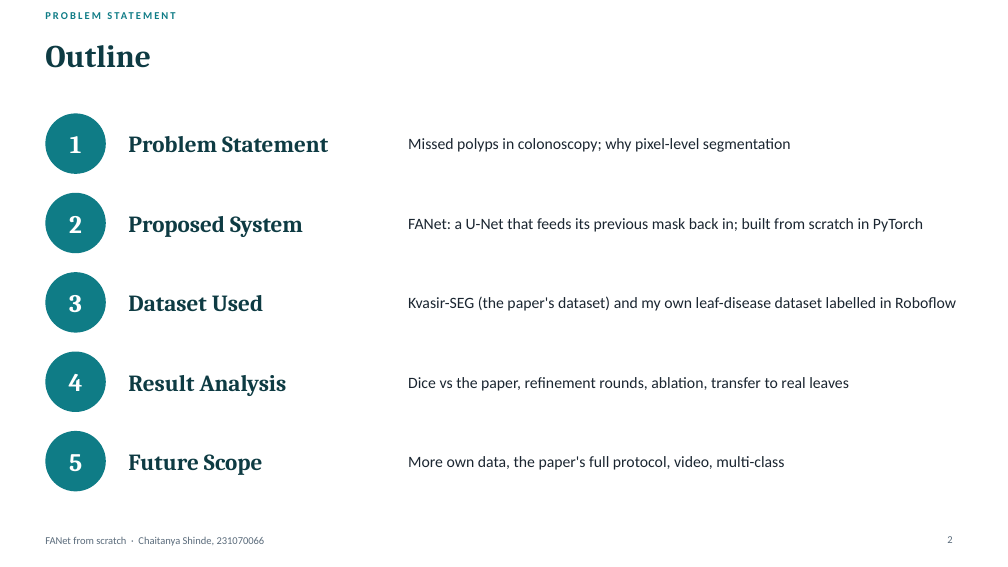
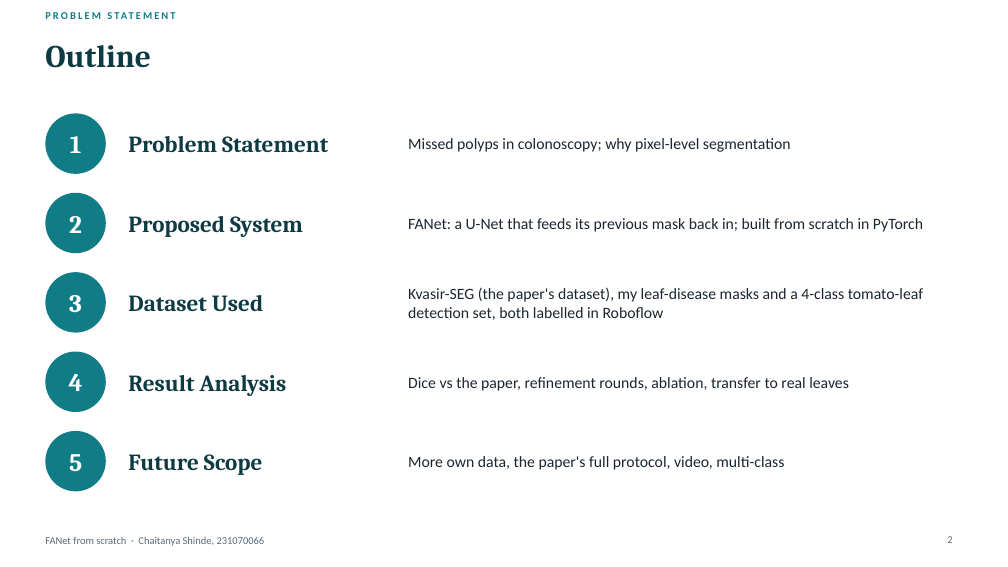
Before and after one commit to Chaitanya-666/DLproject, a slide deck: slide 2 of presentation/FANet_ChaitanyaShinde_231070066.pptx. Drawn at 1008x567 pixels with LibreOffice and Linux fonts; fonts in the diff are those of the drawing. Boxes give left, top, right and bottom in pixels: in the first picture for what was removed or moved away, otherwise in the second. Text is boxed around its words. In the diff, an @@ line names an element or a change of style, - is before the commit and + after.

```diff
--- a/presentation/FANet_ChaitanyaShinde_231070066.pptx
+++ b/presentation/FANet_ChaitanyaShinde_231070066.pptx
@@ text at (408,287,923,320): text changed @@
-Kvasir-SEG (the paper's dataset) and my own leaf-disease dataset labelled in Roboflow
+Kvasir-SEG (the paper's dataset), my leaf-disease masks and a 4-class tomato-leaf detection set, both labelled in Roboflow
```
Also in this commit, not shown: 3 other slides changed, 1 slide added, 48 other files.
